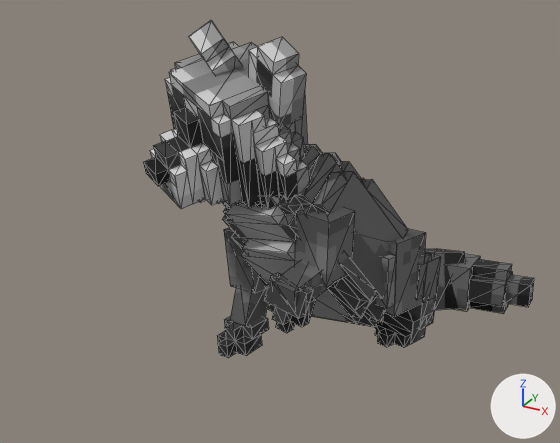
What one commit did to the glTF model seed/models/mobs/nook.glb.
Both versions are drawn from a 50 mm camera at (0.985, -2.025, 1.379) aimed at (-0.087, -0.075, 0.404). Every picture has the same lights, and +X, +Y and +Z are marked at lower right. The picture after the commit comes second. Both versions are drawn at frame 6 of the action 'DEATH'; the numbers are the values there. Mesh edges are drawn as thin lines.

In view in the first picture: 'BL_Leg-Local', 'BL_Paw-Local', 'BL_Thigh-Local', 'Body-Local', 'FL_Paw-Local', 'FL_Thigh-Local', 'FR_Paw-Local', 'Head-Local', 'L_Ear-Local', 'R_Ear-Local', 'Tail2-Local', 'Tail3-Local' and 3 more.
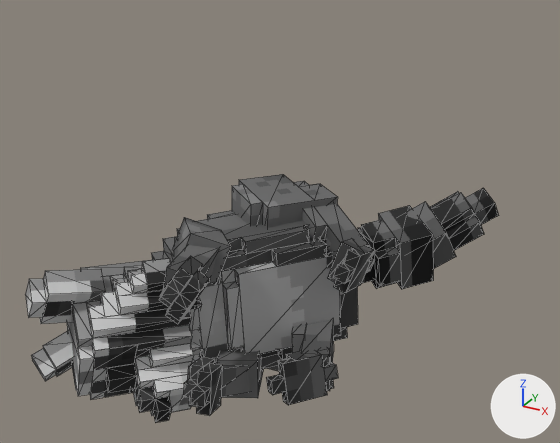
Not drawn themselves, but carrying or shaping drawn objects: ob_body_global, ob_head_global, ob_r_ear_global, ob_l_ear_global, ob_fr_thigh_global, ob_fr_leg_global, ob_fr_paw_global, ob_fl_thigh_global, ob_fl_leg_global, ob_fl_paw_global, ob_br_thigh_global, ob_br_leg_global, ob_br_paw_global, ob_bl_thigh_global, ob_bl_leg_global, ob_bl_paw_global, ob_tail_global, ob_tail2_global, ob_tail3_global.

What differs and where, as boxes (x1, y1, x2, y2) in the pictures (560 x 443 px):
'Head-Local', moved, turned: before (144, 42, 309, 209); after (67, 258, 202, 423)
'Body-Local', moved, turned: before (222, 144, 408, 327); after (152, 210, 358, 369)
'Tail3-Local', moved, turned: before (447, 254, 534, 314); after (402, 188, 499, 269)
'BL_Thigh-Local', moved, turned: before (375, 229, 435, 317); after (232, 174, 338, 228)
'L_Ear-Local', moved, turned: before (248, 37, 306, 128); after (25, 269, 106, 324)
'Tail2-Local', moved, turned: before (425, 249, 465, 310); after (358, 205, 433, 289)
'FL_Thigh-Local', moved, turned: before (294, 208, 355, 287); after (172, 217, 231, 285)
'FL_Paw-Local', moved, turned: before (264, 273, 316, 333); after (159, 256, 210, 324)
'FR_Paw-Local', moved, turned: before (217, 316, 269, 358); after (183, 357, 222, 416)
'BL_Leg-Local', moved, turned: before (404, 254, 440, 330); after (302, 204, 369, 264)
'BL_Paw-Local', moved, turned: before (375, 312, 425, 348); after (327, 239, 375, 293)
'R_Ear-Local', moved, turned: before (189, 20, 242, 75); after (31, 330, 73, 381)
'BR_Paw-Local', moved, turned (not visible before): after (266, 348, 338, 405)
'FR_Thigh-Local', moved, turned: before (224, 228, 267, 293); after (217, 348, 263, 398)
'FL_Leg-Local', moved, turned: before (272, 261, 335, 306); after (163, 245, 219, 290)
'FR_Leg-Local', moved, turned: before (230, 287, 268, 326); after (187, 362, 250, 397)
'BR_Leg-Local', moved, turned (not visible before): after (292, 319, 334, 391)
'BR_Thigh-Local', moved, turned (not visible before): after (268, 366, 279, 371)

What the commit changed:
Object 'Body-Global' (ob_body_global) moves from (0.233, 0.4, 8.63) to (3.879, -3.1, 4.475).
Object 'Body-Global' (ob_body_global) turns from (-56, 15, 15) to (-25, 94, 16) degrees about x, y and z.
Object 'Head-Global' (ob_head_global) moves from (1.408, -6.877, 4.047) to (-0.299, -7.407, 3.126).
Object 'Head-Global' (ob_head_global) turns from (71, -24, -15) to (91, -34, -5.1) degrees about x, y and z.
Object 'R_Ear-Global' (ob_r_ear_global) turns from (26, -17, 4.9) to (23, 2.6, 16) degrees about x, y and z.
Object 'L_Ear-Global' (ob_l_ear_global) turns from (0, -12, 0) to (0, -8.5, 0) degrees about x, y and z.
Object 'FR_Thigh-Global' (ob_fr_thigh_global) turns from (54, -3.4, -4.8) to (-24, 7, -5) degrees about x, y and z.
Object 'FR_Leg-Global' (ob_fr_leg_global) turns from (-39, 16, -6.9) to (-35, 14, -4.9) degrees about x, y and z.
Object 'FR_Paw-Global' (ob_fr_paw_global) turns from (41, -14, -11) to (110, -8.7, -4.1) degrees about x, y and z.
Object 'FL_Thigh-Global' (ob_fl_thigh_global) moves from (-4.89, -4.105, -1.566) to (-4.845, -4.471, -0.45).
Object 'FL_Thigh-Global' (ob_fl_thigh_global) turns from (56, -6, -14) to (-10, 2.2, -27) degrees about x, y and z.
Object 'FL_Leg-Global' (ob_fl_leg_global) turns from (-80, -2.8, -1.2) to (-26, -14, 12) degrees about x, y and z.
Object 'FL_Paw-Global' (ob_fl_paw_global) turns from (158, 5.6, -8) to (90, 2.2, -19) degrees about x, y and z.
Object 'BR_Thigh-Global' (ob_br_thigh_global) moves from (6.03, 0.437, 0.891) to (4.868, 2.278, 0.511).
Object 'BR_Thigh-Global' (ob_br_thigh_global) turns from (50, -3.4, -4.6) to (-51, 7.8, -8.1) degrees about x, y and z.
Object 'BR_Leg-Global' (ob_br_leg_global) moves from (-0.598, 4.057, -1.275) to (-1.009, 4.729, -2.087).
Object 'BR_Leg-Global' (ob_br_leg_global) turns from (8.8, -7.3, -0.2) to (24, -8.7, -0.9) degrees about x, y and z.
Object 'BR_Paw-Global' (ob_br_paw_global) turns from (2.7, 0.7, 2.2) to (29, 11, 7.1) degrees about x, y and z.
Object 'BL_Thigh-Global' (ob_bl_thigh_global) moves from (-3.863, 4.856, 0.894) to (-5.455, 2.146, 2.035).
Object 'BL_Thigh-Global' (ob_bl_thigh_global) turns from (51, -3.9, -7.7) to (3.9, -5.2, -3.2) degrees about x, y and z.
Object 'BL_Leg-Global' (ob_bl_leg_global) moves from (-0.733, 3.5, -0.361) to (0.0, 3.5, -3.0).
Object 'BL_Leg-Global' (ob_bl_leg_global) turns from (0, -4.4, 0) to (0, -13, 0) degrees about x, y and z.
Object 'BL_Paw-Global' (ob_bl_paw_global) moves from (0.018, 0.0, -5.0) to (0.0, 0.0, -5.0).
Object 'BL_Paw-Global' (ob_bl_paw_global) turns from (0, 0, 0) to (32, 11, -19) degrees about x, y and z.
Object 'Tail-Global' (ob_tail_global) turns from (6.7, 0, 0) to (0, 0, -10) degrees about x, y and z.
Object 'Tail2-Global' (ob_tail2_global) turns from (32, -14, 23) to (-7.1, -11, 18) degrees about x, y and z.
Object 'Tail3-Global' (ob_tail3_global) turns from (-7.6, -11, 44) to (-2.5, -13, 21) degrees about x, y and z.
